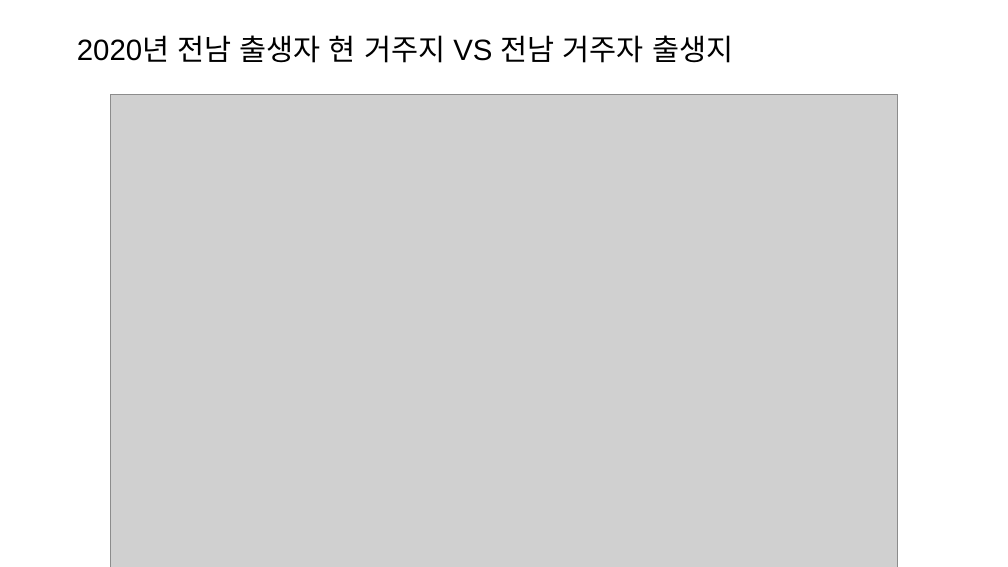
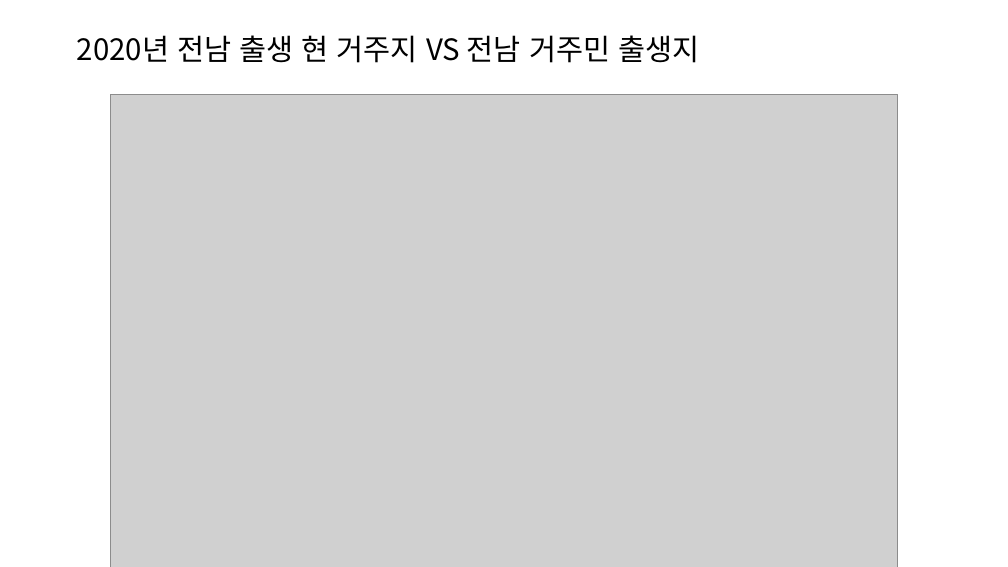
Before and after one commit to samhyunyoo/tscensus, a slide deck: slide 3 of slides/Slide_Final_Yoo_20251124.pptx (slide 8 before the commit). Drawn at 1008x567 pixels with LibreOffice and Linux fonts; fonts in the diff are those of the drawing; grey boxes stand for pictures. Boxes give left, top, right and bottom in pixels: in the first picture for what was removed or moved away, otherwise in the second. Text is boxed around its words. In the diff, an @@ line names an element or a change of style, - is before the commit and + after.

```diff
--- a/slides/Slide_Final_Yoo_20251124.pptx
+++ b/slides/Slide_Final_Yoo_20251124.pptx
@@ title at <box>77,35,699,63</box>: text changed; font Arial to Noto Sans CJK KR @@
-2020년 전남 출생자 현 거주지 VS 전남 거주자 출생지
+2020년 전남 출생 현 거주지 VS 전남 거주민 출생지
```
Also in this commit, not shown: 11 other slides changed, 3 slides added, 13 slides removed, 8 other files.
